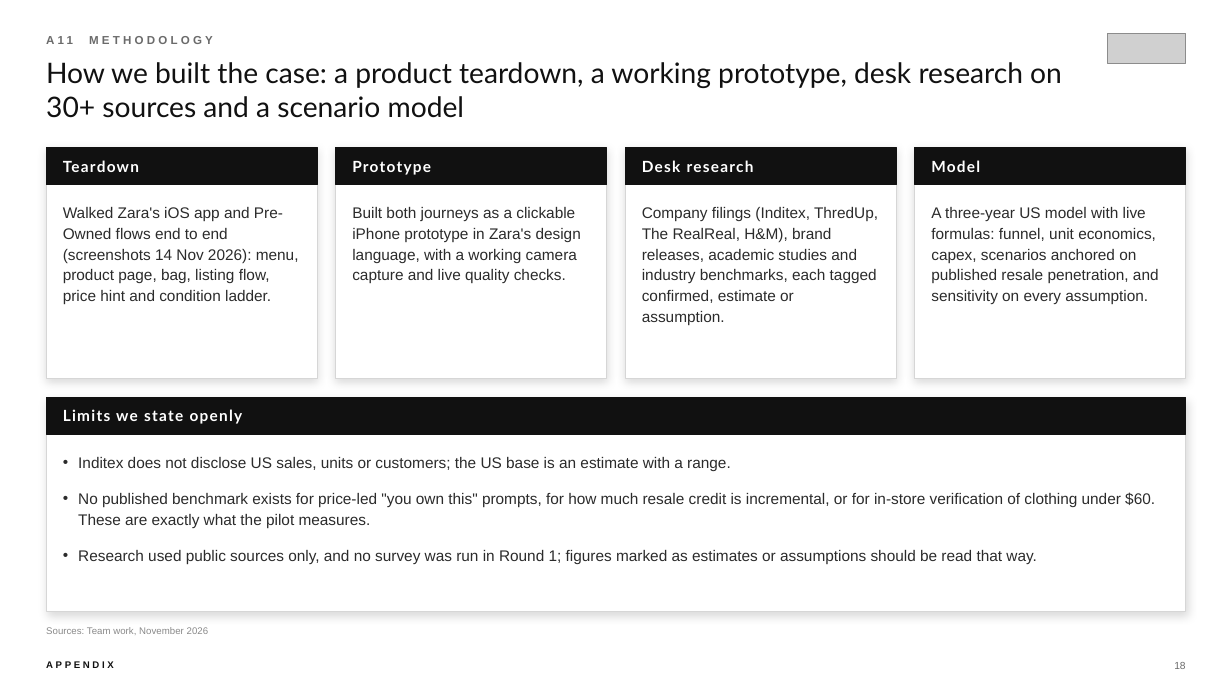
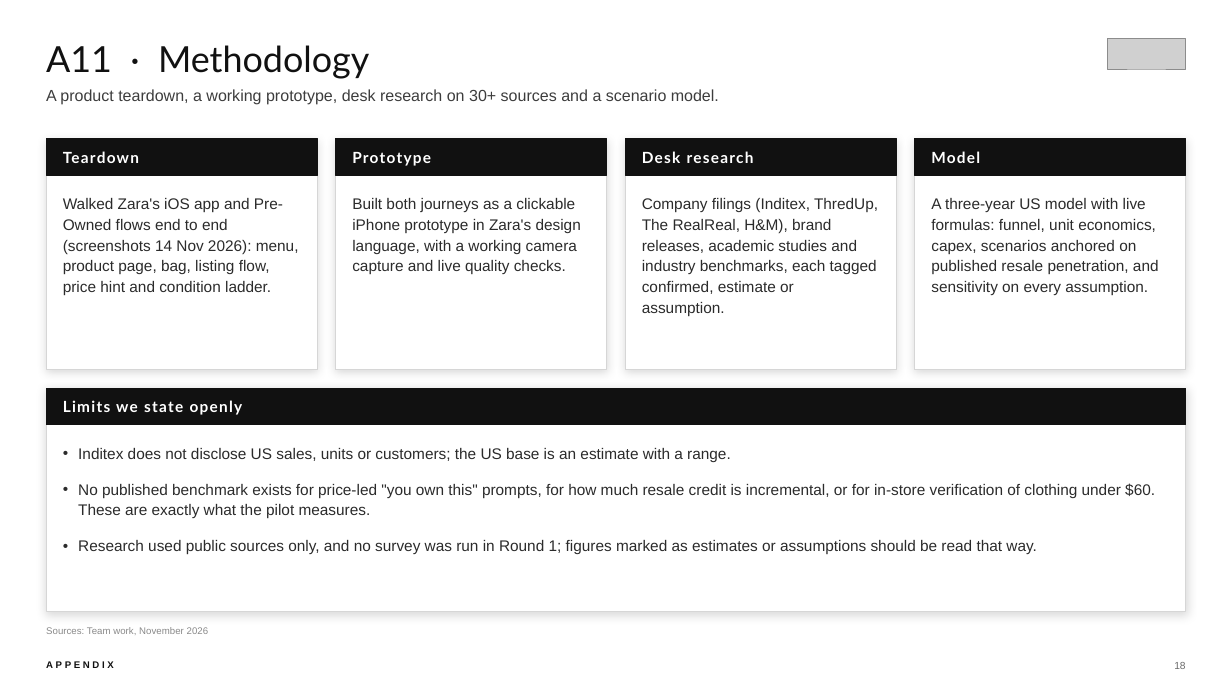
Before and after one commit to aryaKanna09/sparta-state-engine, a slide deck: slide 18 of zara-case-mockup/deck/ZARA_ReLoop_Deck.pptx. Drawn at 1232x693 pixels with LibreOffice and Linux fonts; fonts in the diff are those of the drawing; grey boxes stand for pictures. Boxes give left, top, right and bottom in pixels: in the first picture for what was removed or moved away, otherwise in the second. Text is boxed around its words. In the diff, an @@ line names an element or a change of style, - is before the commit and + after.

```diff
--- a/zara-case-mockup/deck/ZARA_ReLoop_Deck.pptx
+++ b/zara-case-mockup/deck/ZARA_ReLoop_Deck.pptx
@@ text "A11 · Methodology" at (x1=46, y1=45, x2=369, y2=79): vertical alignment top to bottom @@
@@ text at (x1=46, y1=45, x2=369, y2=79): text changed; size 9 to 28 pt; font Arial to Lato; text colour #6B6B6B to #111111; bold off @@
-A11 METHODOLOGY
+A11 · Methodology
@@ picture moved from (x1=1107, y1=33, x2=1186, y2=64) to (x1=1107, y1=39, x2=1186, y2=69) @@
@@ text at (x1=46, y1=89, x2=719, y2=105): text changed; size 22 to 12.5 pt; font Lato to Arial; text colour #111111 to #3D3D3D @@
-How we built the case: a product teardown, a working prototype, desk research on 30+ sources and a scenario model
+A product teardown, a working prototype, desk research on 30+ sources and a scenario model.
@@ 9 texts, 9 rectangles moved together from (x1=46, y1=148, x2=1186, y2=434) to (x1=46, y1=139, x2=1186, y2=425) @@
@@ rectangle resized from (x1=46, y1=397, x2=1186, y2=612) to (x1=46, y1=388, x2=1186, y2=612) @@
@@ text "Inditex does not disclose US ..." moved from (x1=78, y1=457, x2=1155, y2=564) to (x1=78, y1=448, x2=1155, y2=554) @@
```
Also in this commit, not shown: 17 other slides changed, 3 other files.
